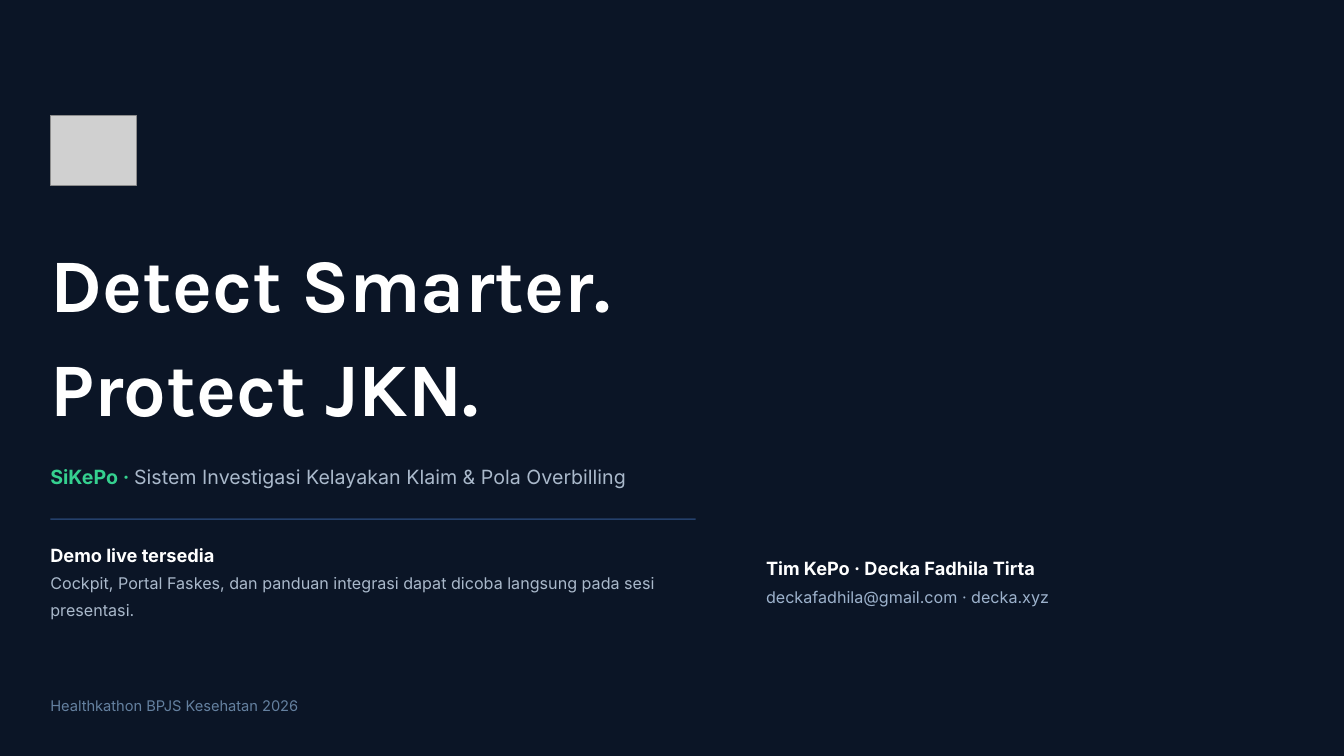
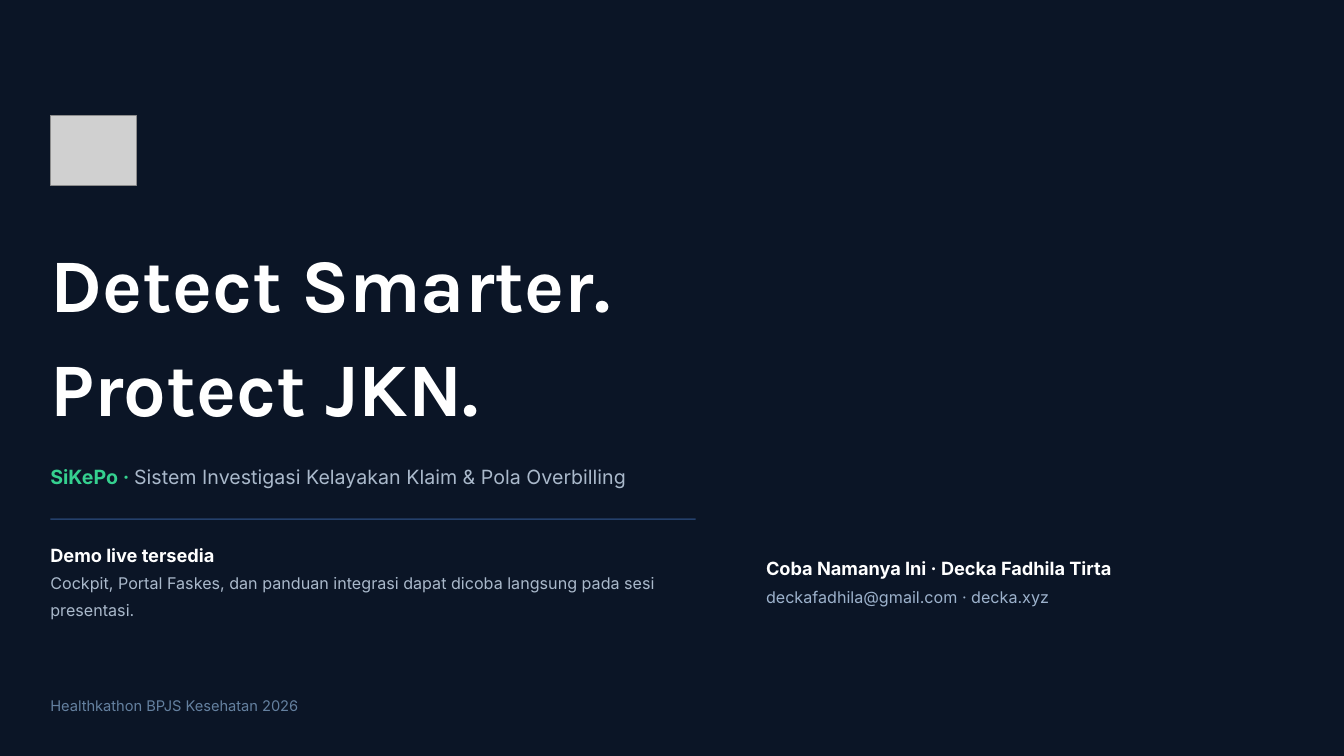
Before and after one commit to dkfadhila/sikepo, a slide deck: slide 14 of proposal/Proposal_SiKePo_Healthkathon2026.pptx. Drawn at 1344x756 pixels with LibreOffice and Linux fonts; fonts in the diff are those of the drawing; grey boxes stand for pictures. Boxes give left, top, right and bottom in pixels: in the first picture for what was removed or moved away, otherwise in the second. Text is boxed around its words. In the diff, an @@ line names an element or a change of style, - is before the commit and + after.

Commit message:
chore: team name -> Coba Namanya Ini across deck

```diff
--- a/proposal/Proposal_SiKePo_Healthkathon2026.pptx
+++ b/proposal/Proposal_SiKePo_Healthkathon2026.pptx
@@ text at <box>766,561,1111,607</box>: text changed; size 11.5 to 13 pt; text colour #9DB2CC to #FFFFFF; bold on @@
-Tim KePo · Decka Fadhila Tirta
-deckafadhila@gmail.com · decka.xyz
+Coba Namanya Ini · Decka Fadhila Tirta
+deckafadhila@gmail.com · decka.xyz
```
Also in this commit, not shown: 2 other slides changed, 2 other files.
